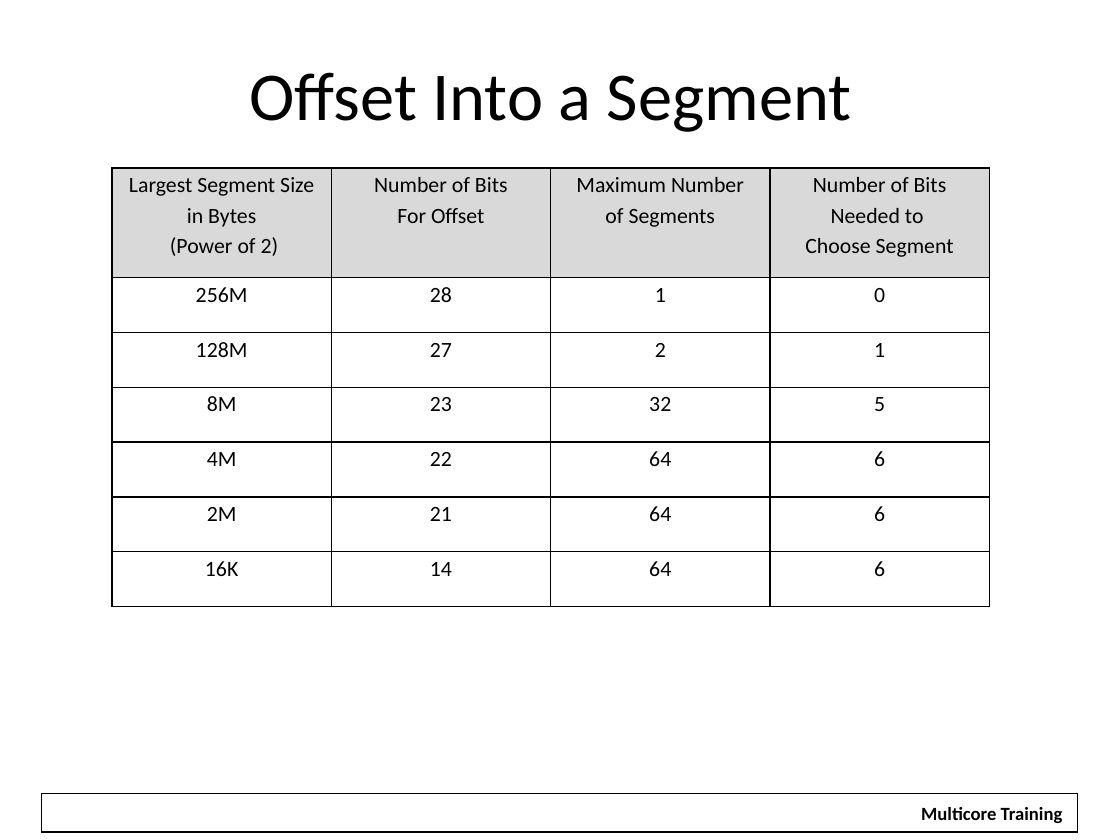
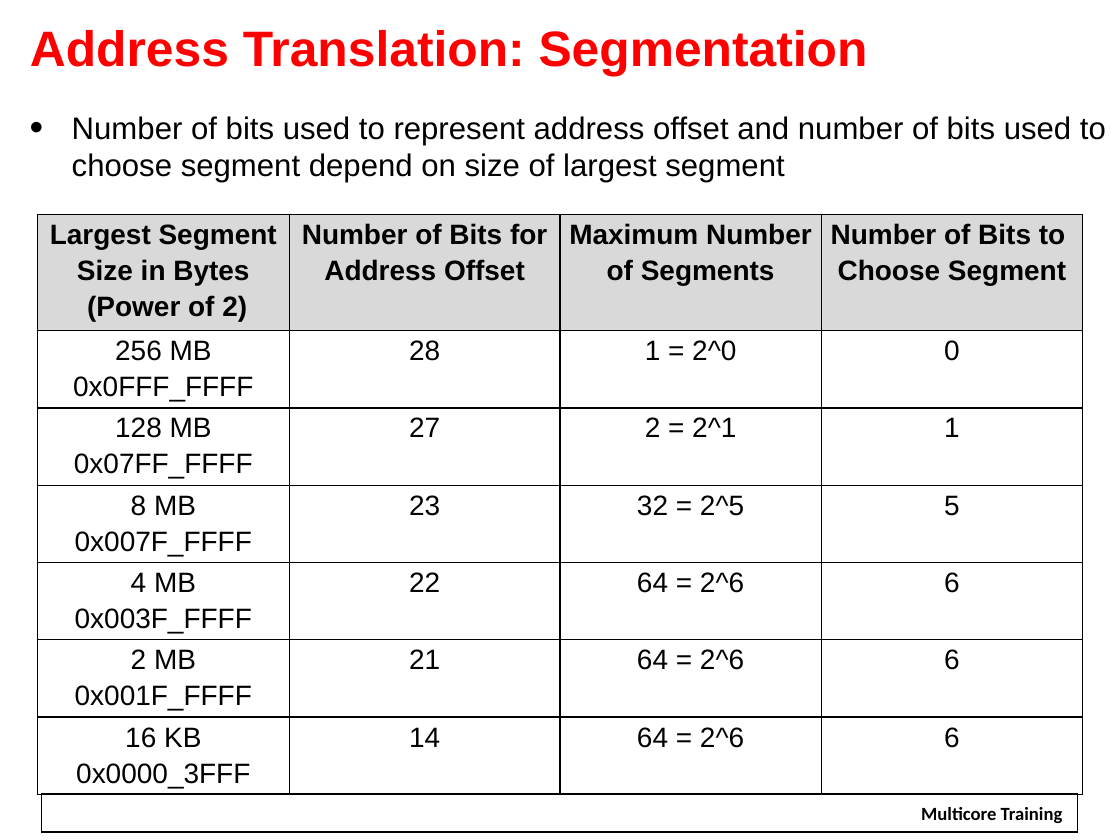
Before and after one commit to hari1989/keystone-workshop, a slide deck: slide 16 of slides/Intro to Hyperlink.pptx. Drawn at 1120x840 pixels with LibreOffice and Linux fonts; fonts in the diff are those of the drawing; background and template pictures are left out. Boxes give left, top, right and bottom in pixels: in the first picture for what was removed or moved away, otherwise in the second. Text is boxed around its words. In the diff, an @@ line names an element or a change of style, - is before the commit and + after.

```diff
--- a/slides/Intro to Hyperlink.pptx
+++ b/slides/Intro to Hyperlink.pptx
@@ text added at (30,30,868,77), 32 pt, text #FF0000, bold @@
+Address Translation: Segmentation
@@ text removed at (249,72,851,132) @@
-Offset Into a Segment
@@ text added at (72,116,1106,182), 20 pt, text #000000 @@
+• Number of bits used to represent address offset and number of bits used to choose segment depend on size of largest segment
@@ table at (37,215,1082,794) @@
-row 1, column 2: Number of Bits / For Offset
+row 1, column 2: Number of Bits for Address Offset
-row 1, column 4: Number of Bits Needed to / Choose Segment
+row 1, column 4: Number of Bits to / Choose Segment
-row 2, column 1: 256M
+row 2, column 1: 256 MB 0x0FFF_FFFF
-row 2, column 3: 1
+row 2, column 3: 1 = 2^0
-row 3, column 1: 128M
+row 3, column 1: 128 MB 0x07FF_FFFF
-row 3, column 3: 2
+row 3, column 3: 2 = 2^1
-row 4, column 1: 8M
+row 4, column 1: 8 MB 0x007F_FFFF
-row 4, column 3: 32
+row 4, column 3: 32 = 2^5
-row 5, column 1: 4M
+row 5, column 1: 4 MB 0x003F_FFFF
-row 5, column 3: 64
+row 5, column 3: 64 = 2^6
-row 6, column 1: 2M
+row 6, column 1: 2 MB 0x001F_FFFF
-row 6, column 3: 64
+row 6, column 3: 64 = 2^6
-row 7, column 1: 16K
+row 7, column 1: 16 KB 0x0000_3FFF
-row 7, column 3: 64
+row 7, column 3: 64 = 2^6
@@ size 14 to 18 pt, font Calibri to Arial in "Largest Segment Size in Bytes", "(Power of 2)", "Maximum Number", "of Segments" and 12 more places @@
@@ bold on in "Largest Segment Size in Bytes", "(Power of 2)", "Maximum Number", "of Segments" @@
@@ table: place and size @@
-table at (112,168,990,607)
+table at (37,215,1082,794)
```
Also in this commit, not shown: 23 other slides changed, 40 slides added, 23 slides removed, 1 other file.
